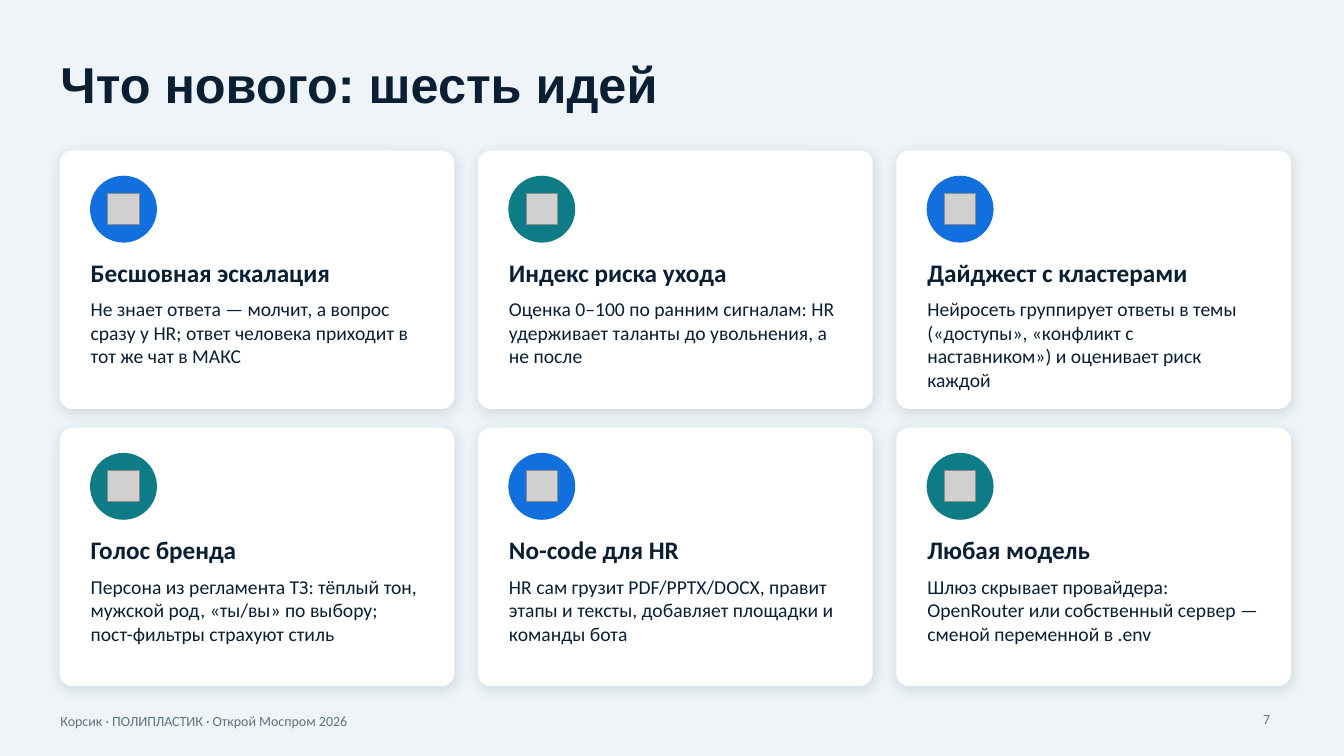
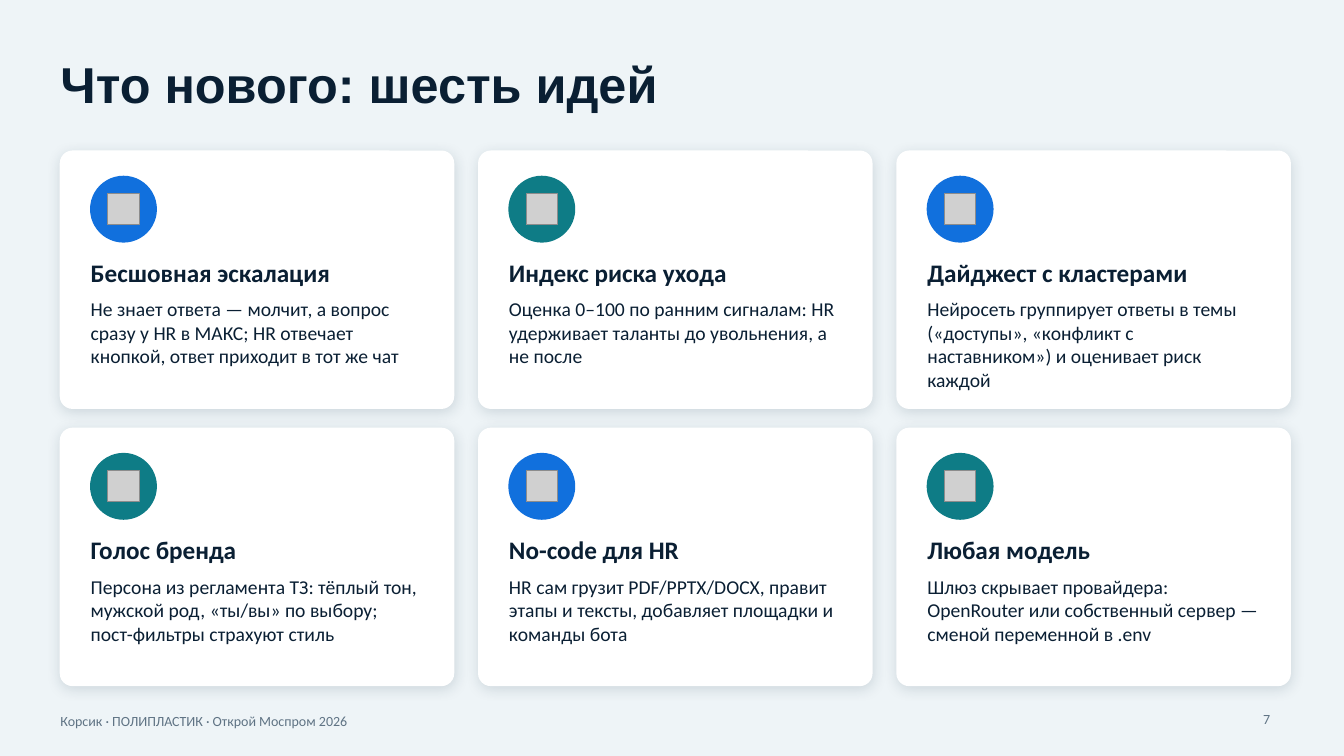
Before and after one commit to plavist/korsik-bot, a slide deck: slide 7 of Korsik_presentation.pptx. Drawn at 1344x756 pixels with LibreOffice and Linux fonts; fonts in the diff are those of the drawing; grey boxes stand for pictures. Boxes give left, top, right and bottom in pixels: in the first picture for what was removed or moved away, otherwise in the second. Text is boxed around its words. In the diff, an @@ line names an element or a change of style, - is before the commit and + after.

```diff
--- a/Korsik_presentation.pptx
+++ b/Korsik_presentation.pptx
@@ text at box(91, 303, 399, 367): text changed @@
-Не знает ответа — молчит, а вопрос сразу у HR; ответ человека приходит в тот же чат в МАКС
+Не знает ответа — молчит, а вопрос сразу у HR в МАКС; HR отвечает кнопкой, ответ приходит в тот же чат
```
Also in this commit, not shown: 2 other slides changed, 25 other files.
